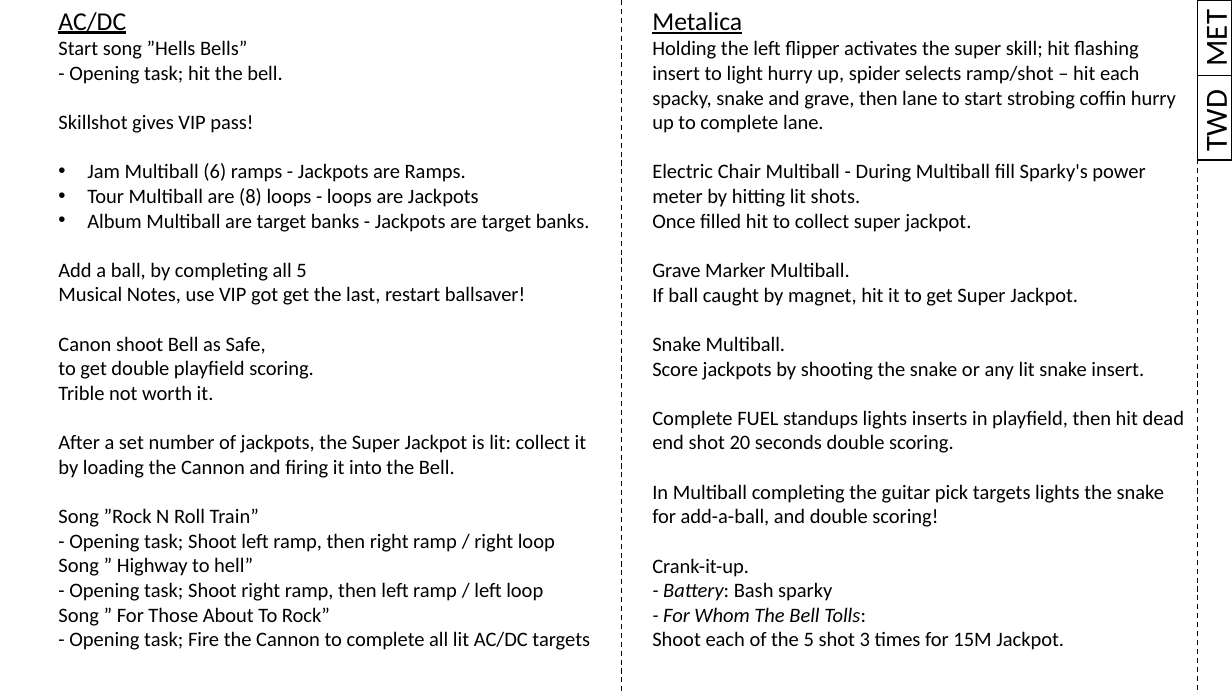
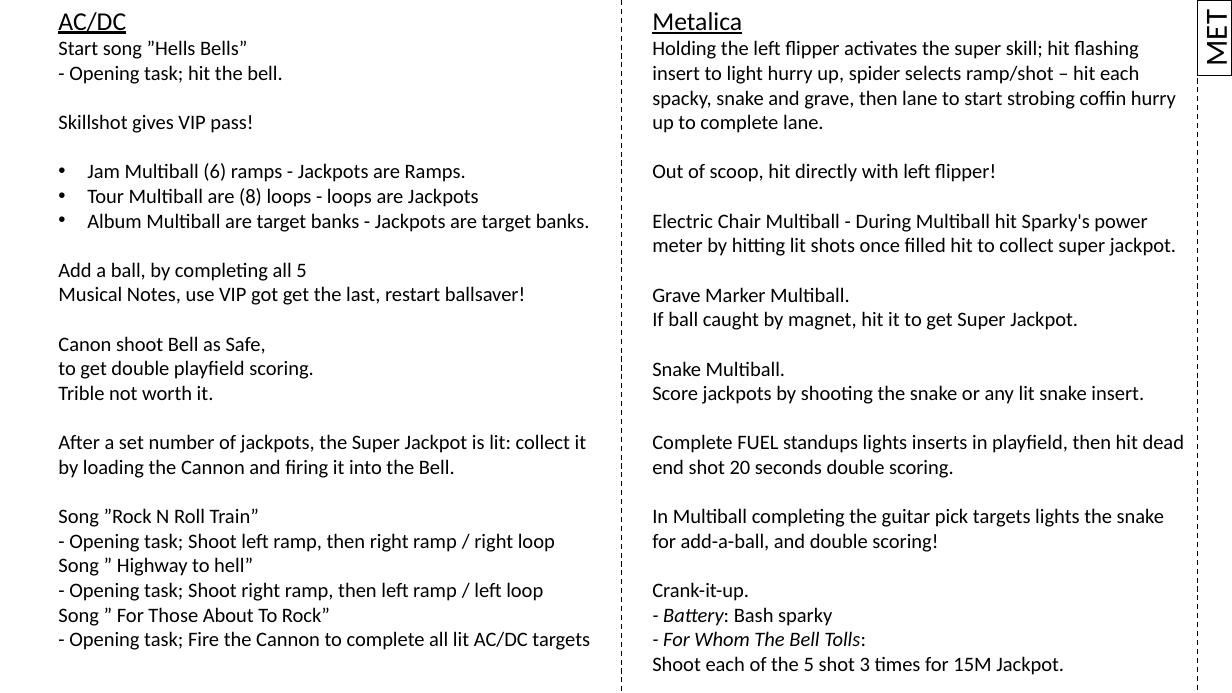
Before and after one commit to karstenbolge/PB, a slide deck: slide 1 of PB.pptx. Drawn at 1232x693 pixels with LibreOffice and Linux fonts; fonts in the diff are those of the drawing. Boxes give left, top, right and bottom in pixels: in the first picture for what was removed or moved away, otherwise in the second. Text is boxed around its words. In the diff, an @@ line names an element or a change of style, - is before the commit and + after.

```diff
--- a/PB.pptx
+++ b/PB.pptx
@@ rectangle removed at [1198, 75, 1232, 160] @@
-TWD
@@ text at [652, 163, 1176, 256]: text changed @@
-Electric Chair Multiball - During Multiball fill Sparky's power meter by hitting lit shots.
-Once filled hit to collect super jackpot.
+Out of scoop, hit directly with left flipper!
+Electric Chair Multiball - During Multiball hit Sparky's power meter by hitting lit shots once filled hit to collect super jackpot.
```
Also in this commit, not shown: 16 other slides changed, 1 other file.
